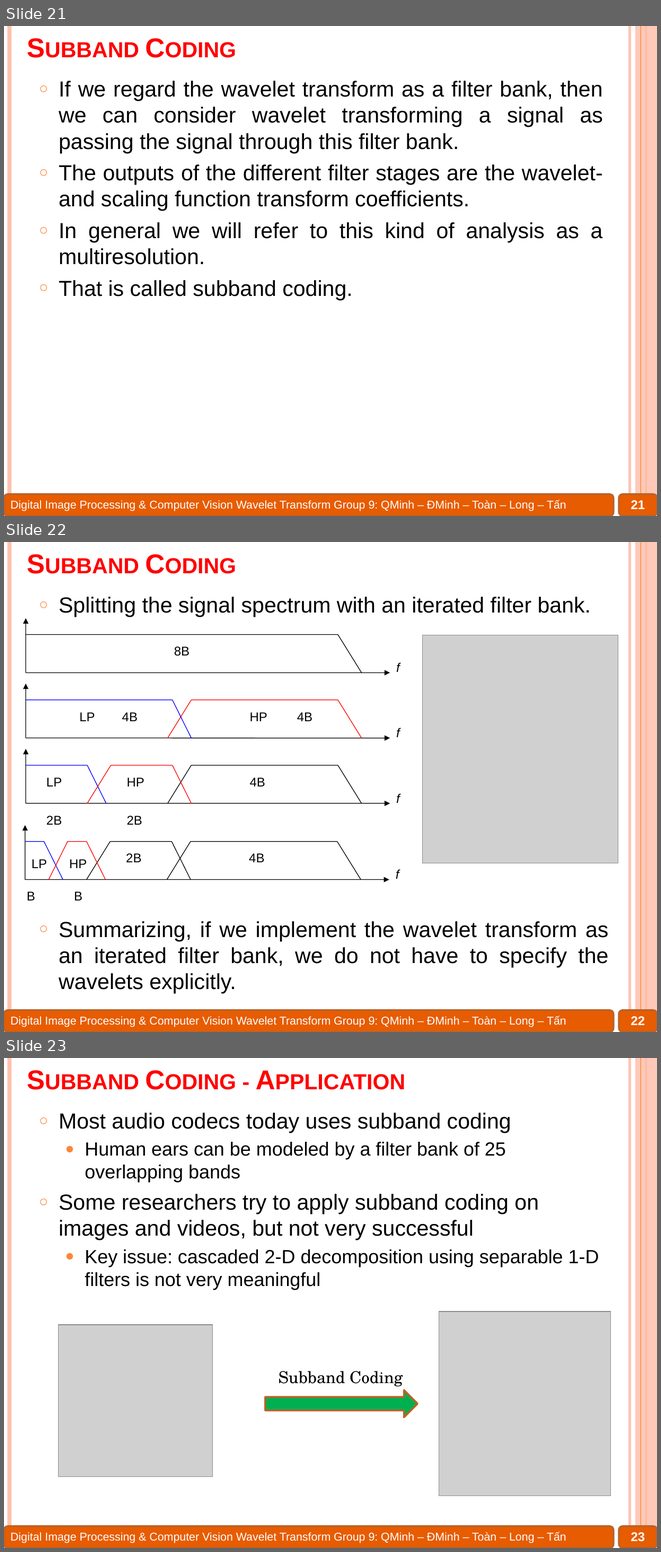
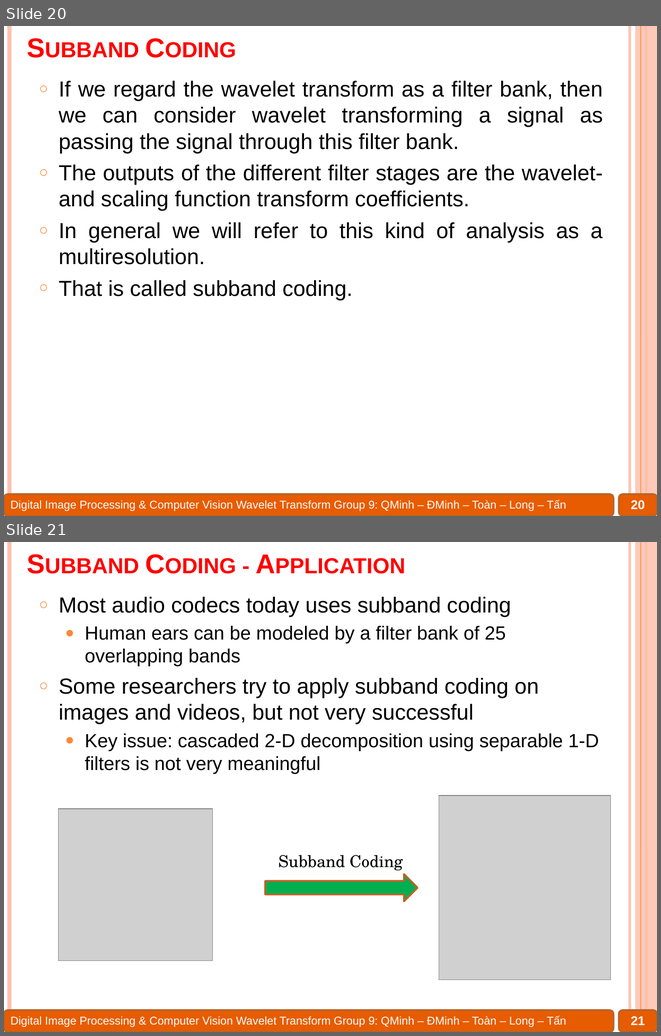
Before and after one commit to Alex7Huynh/dip-g9, a slide deck: 6. PPT/Wavelet transform.pptx. Shown one above the other, each under a label of ours: slides 21, 22 and 23 before the commit, slides 20 and 21 after it. The pictures are 661x1552 and 661x1036 pixels, drawn with LibreOffice and Linux fonts; fonts in the diff are those of the drawing; grey boxes stand for pictures. Boxes give left, top, right and bottom in pixels: in the first picture for what was removed or moved away, otherwise in the second. Text is boxed around its words. In the diff, an @@ line names an element or a change of style, - is before the commit and + after.

```diff
--- a/6. PPT/Wavelet transform.pptx
+++ b/6. PPT/Wavelet transform.pptx
@@ slide 22 removed at <box>4,542,657,1032</box>, background #FFFFFF; not listed: 8 template elements that a slide beside it also shows @@
@@ title removed at <box>20,547,624,582</box> @@
-Subband Coding
@@ text removed at <box>59,597,591,617</box> @@
-○ Splitting the signal spectrum with an iterated filter bank.
@@ picture removed at <box>423,635,618,863</box> @@
@@ group removed at <box>26,618,400,672</box>: 2 arrows, 2 texts, 2 lines @@
-f
-8B
@@ group removed at <box>26,684,400,738</box>: 5 texts, 5 lines, 2 arrows @@
-f
-HP
-LP
-4B
-4B
@@ group removed at <box>26,749,400,824</box>: 8 lines, 6 texts, 2 arrows @@
-f
-HP
-LP
-4B
-2B
-2B
@@ group removed at <box>25,824,399,900</box>: 11 lines, 7 texts, 2 arrows @@
-B
-f
-HP
-LP
-4B
-2B
-B
@@ text removed at <box>59,921,608,994</box> @@
-○ Summarizing, if we implement the wavelet transform as an iterated filter bank, we do not have to specify the wavelets explicitly.
@@ page number removed at <box>631,1016,645,1025</box> @@
-22
@@ what was slide 21 is now slide 20 @@
@@ page number at <box>631,500,645,509</box>: text changed @@
-21
+20
@@ what was slide 23 is now slide 21 @@
@@ page number at <box>631,1016,645,1025</box>: text changed @@
-23
+21
```
Also in this commit, not shown: 8 slides changed, 6 other slides removed, 3 other files.
